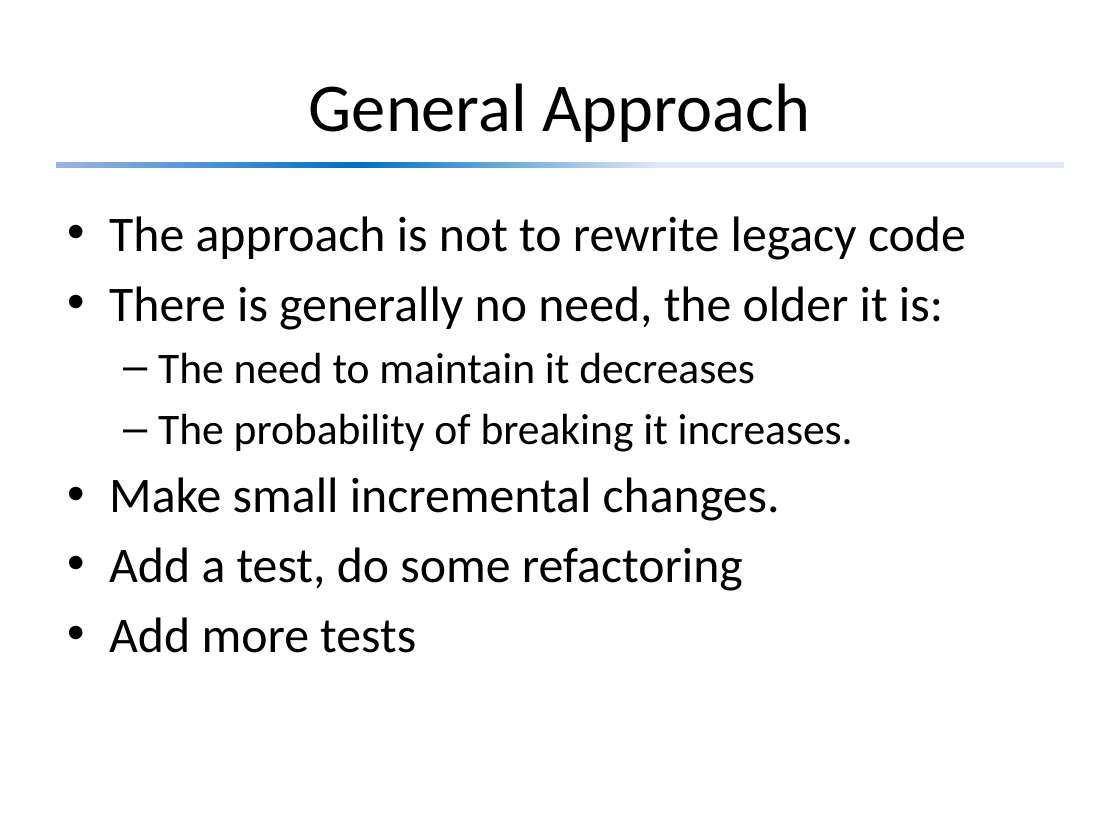
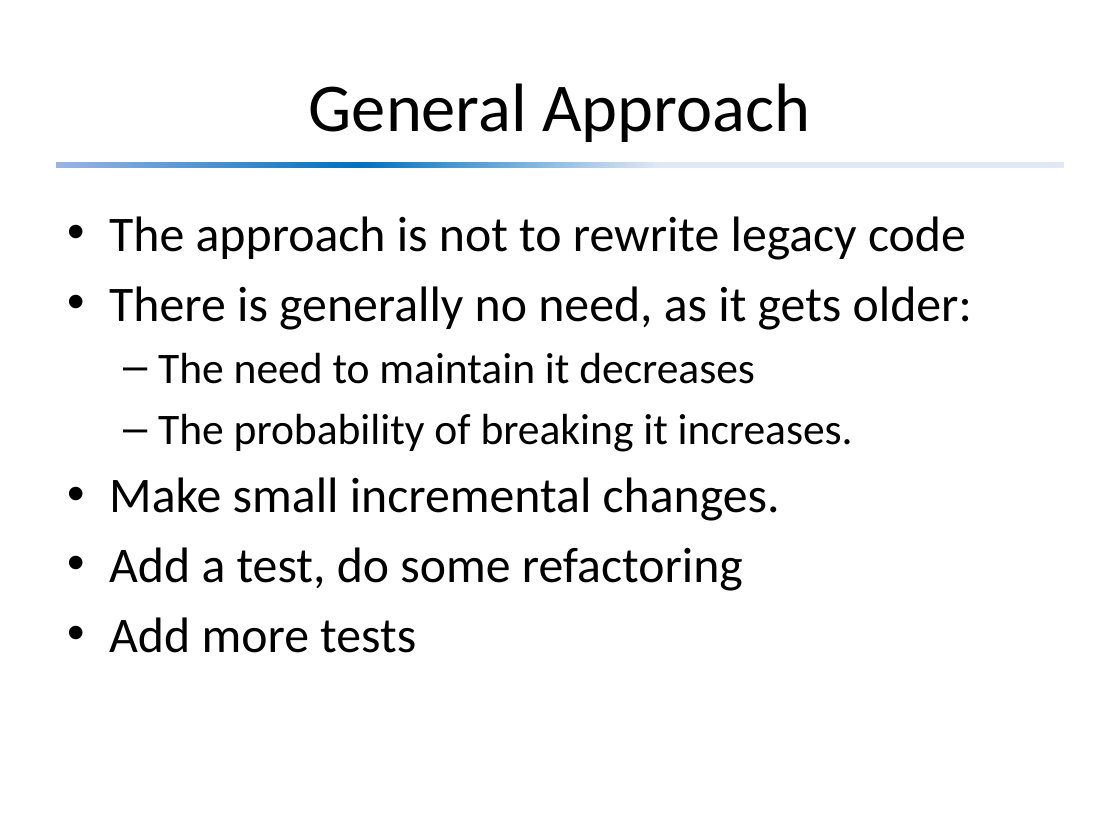
Before and after one commit to david-sackstein/solid-c-cpp, a slide deck: slide 9 of Module 4 - Legacy Code.pptx. Drawn at 1120x840 pixels with LibreOffice and Linux fonts; fonts in the diff are those of the drawing. Boxes give left, top, right and bottom in pixels: in the first picture for what was removed or moved away, otherwise in the second. Text is boxed around its words. In the diff, an @@ line names an element or a change of style, - is before the commit and + after.

```diff
--- a/Module 4 - Legacy Code.pptx
+++ b/Module 4 - Legacy Code.pptx
@@ text at (x1=109, y1=286, x2=972, y2=330): text changed @@
-• There is generally no need, the older it is:
+• There is generally no need, as it gets older:
```
Also in this commit, not shown: 1 other slide changed, 3 slides added, 5 other files.
